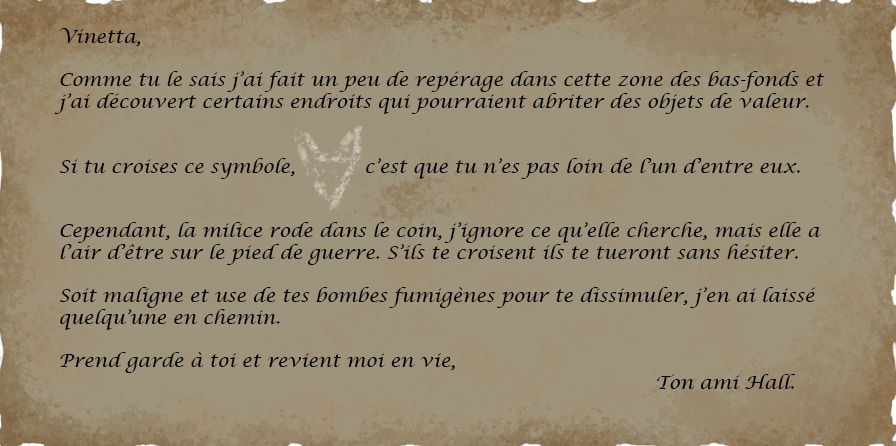
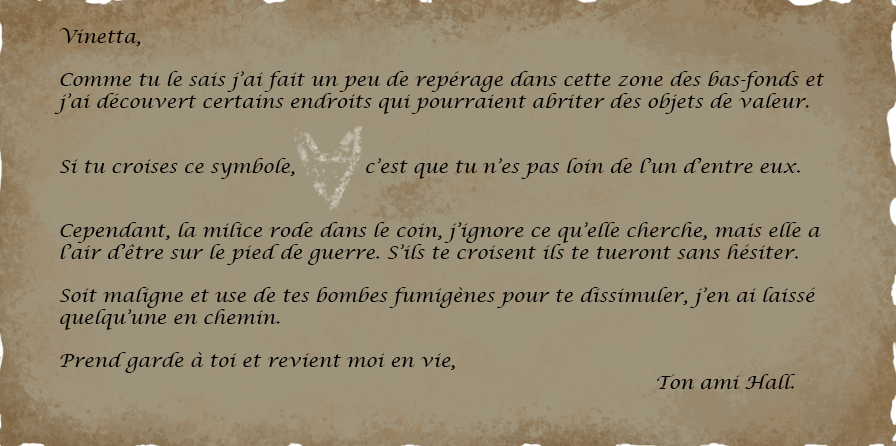
Two versions of the same layered image (w=896, h=446). Layer-by-layer changes:
painted on "Calque 3" over (790, 0, 896, 446)
